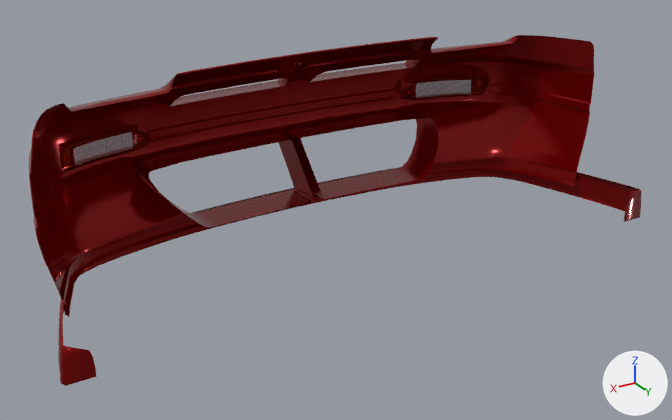
Two versions of the glTF model content/cars/nissan_rs13/frontbumper_oemzenki.glb, one commit apart.
One viewpoint serves both versions: a camera (50 mm lens) standing at (1.149, 0.034, 1.02) and looking at (0.023, -1.842, 0.082). The lights are fixed; the arrows at lower right show +X, +Y and +Z. Where no turn or scale is listed for an object, it has been applied to the vertices.

Objects in the first picture: 'Bumper', 'Lamps'.
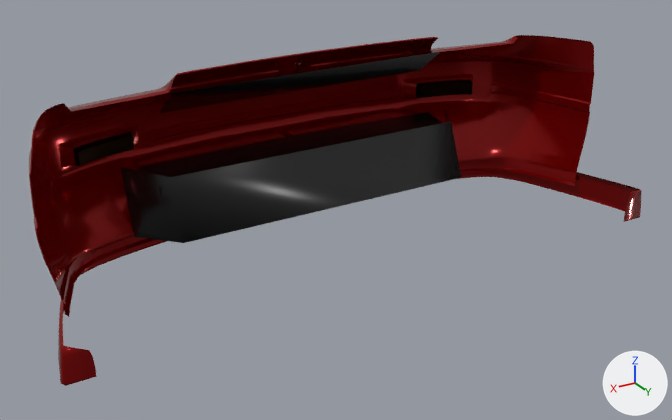
Where the newer file only moved an object's origin or applied its transform, the numbers keep the older frame.

Boxes [x1, y1, x2, y2] around the edits, measured in the pictures (672 x 420 px):
```json
{"object": "Radiator", "change": "added", "after": [120, 52, 461, 243]}
{"object": "Lamps", "change": "deleted", "before": [61, 75, 487, 171]}
{"object": "Lamps Reflectors", "change": "added", "after": [73, 80, 473, 166]}
```

Edits to the scene script, one JSON object a line:
```json
{"op": "add", "block": "img_map__02", "code": ["img_map__02 = load_image('Map #02', '_unpacked/Map__02', 1024, 1024, 'Non-Color')"]}
{"op": "add", "block": "mat_lamp", "code": ["mat_lamp = bpy.data.materials.new('Lamp')", "# colours: black #180a00", "# uses the picture img_map__02"]}
{"op": "add", "block": "me_radiator_001", "code": ["me_radiator_001 = bpy.data.meshes.new('Radiator.001')", "me_radiator_001.from_pydata(...)  # 617 vertices, 850 faces; spans x -0.497..0.497, y -2.095..-1.901, z 0.046..0.414", "me_radiator_001.materials.append(mat_black_plastic)"]}
{"op": "add", "block": "me_lamps_reflectors", "code": ["me_lamps_reflectors = bpy.data.meshes.new('Lamps Reflectors')", "me_lamps_reflectors.from_pydata(...)  # 144 vertices, 248 faces; spans x -0.603..0.603, y -2.152..-2.081, z 0.229..0.275", "me_lamps_reflectors.materials.append(mat_lamp)"]}
{"op": "remove", "block": "ob_lamps", "code": ["ob_lamps = bpy.data.objects.new('Lamps', me_lamps)", "ob_lamps.location = (0.0, 0.0, 0.015)"]}
{"op": "add", "block": "ob_radiator", "code": ["ob_radiator = bpy.data.objects.new('Radiator', me_radiator_001)", "ob_radiator.location = (0.0, 0.0, 0.0)"]}
{"op": "add", "block": "ob_lamps_reflectors", "code": ["ob_lamps_reflectors = bpy.data.objects.new('Lamps Reflectors', me_lamps_reflectors)", "ob_lamps_reflectors.location = (0.0, 0.0, 0.0)"]}
```
